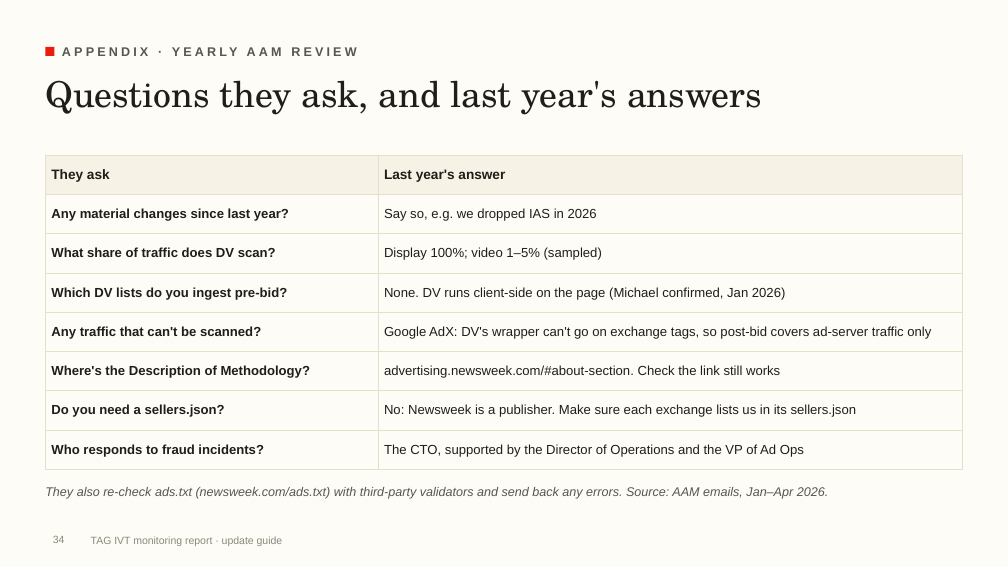
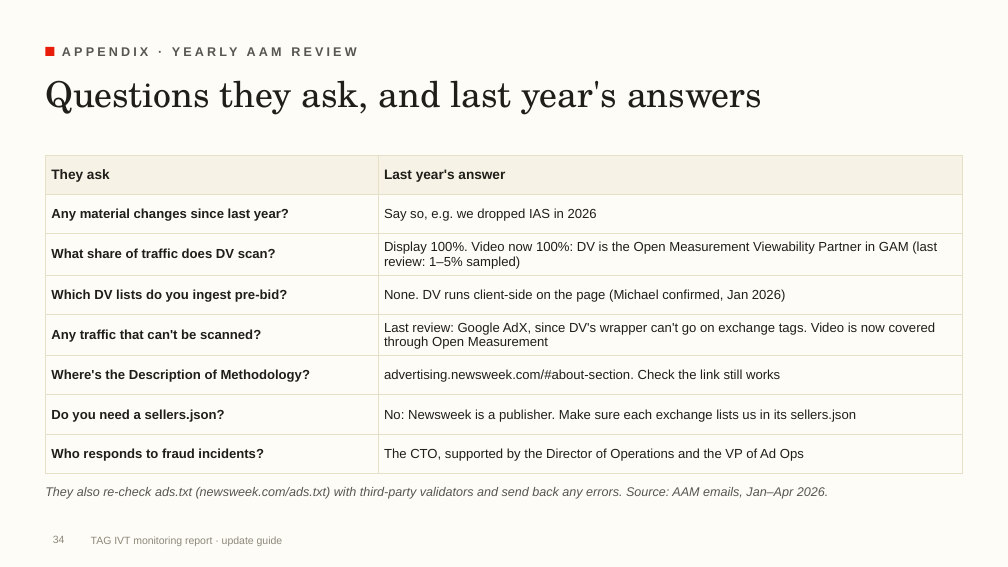
Before and after one commit to rogerhirano-nw/yield-dashboard, a slide deck: slide 34 of docs/TAG_IVT_Report_Update_Guide.pptx. Drawn at 1008x567 pixels with LibreOffice and Linux fonts; fonts in the diff are those of the drawing; background and template pictures are left out. Boxes give left, top, right and bottom in pixels: in the first picture for what was removed or moved away, otherwise in the second. Text is boxed around its words. In the diff, an @@ line names an element or a change of style, - is before the commit and + after.

```diff
--- a/docs/TAG_IVT_Report_Update_Guide.pptx
+++ b/docs/TAG_IVT_Report_Update_Guide.pptx
@@ table at [45, 155, 963, 465] @@
-row 3, column 2: Display 100%; video 1–5% (sampled)
+row 3, column 2: Display 100%. Video now 100%: DV is the Open Measurement Viewability Partner in GAM (last review: 1–5% sampled)
-row 5, column 2: Google AdX: DV's wrapper can't go on exchange tags, so post-bid covers ad-server traffic only
+row 5, column 2: Last review: Google AdX, since DV's wrapper can't go on exchange tags. Video is now covered through Open Measurement
```
Also in this commit, not shown: 3 other slides changed, 2 other files.
